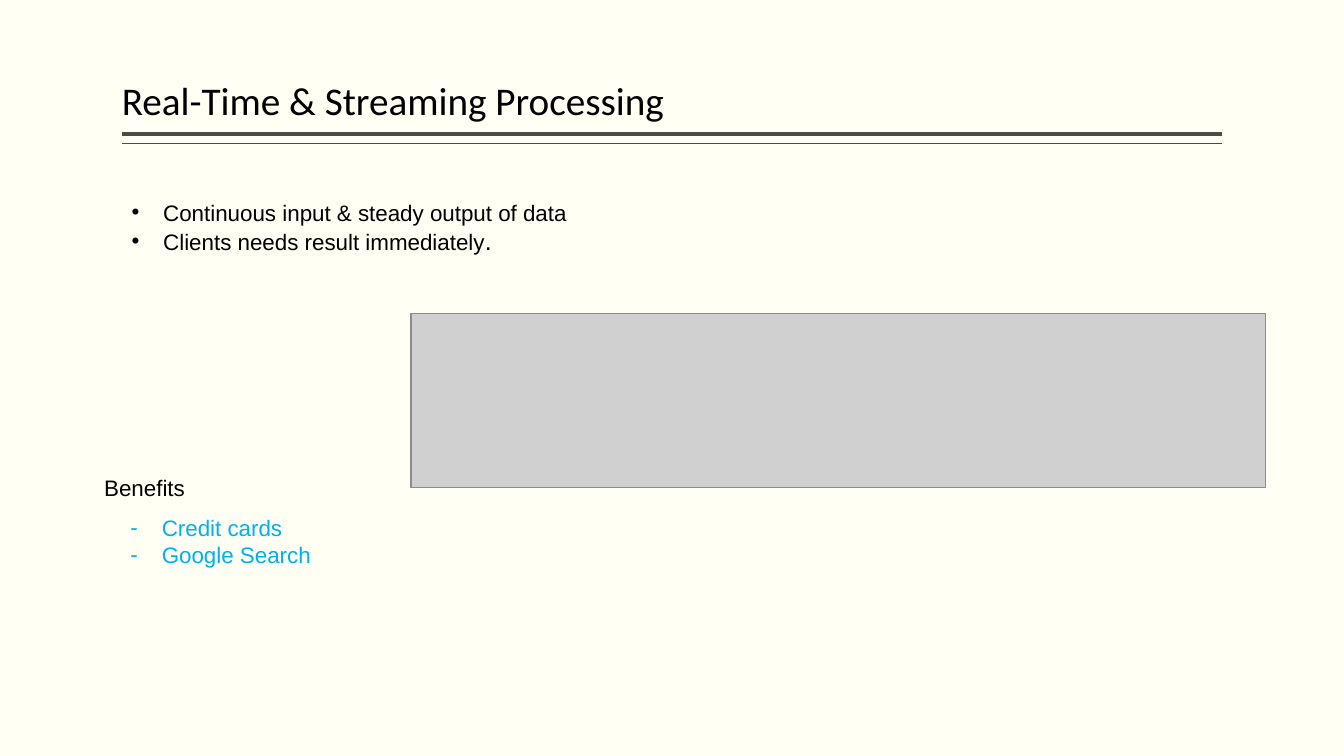
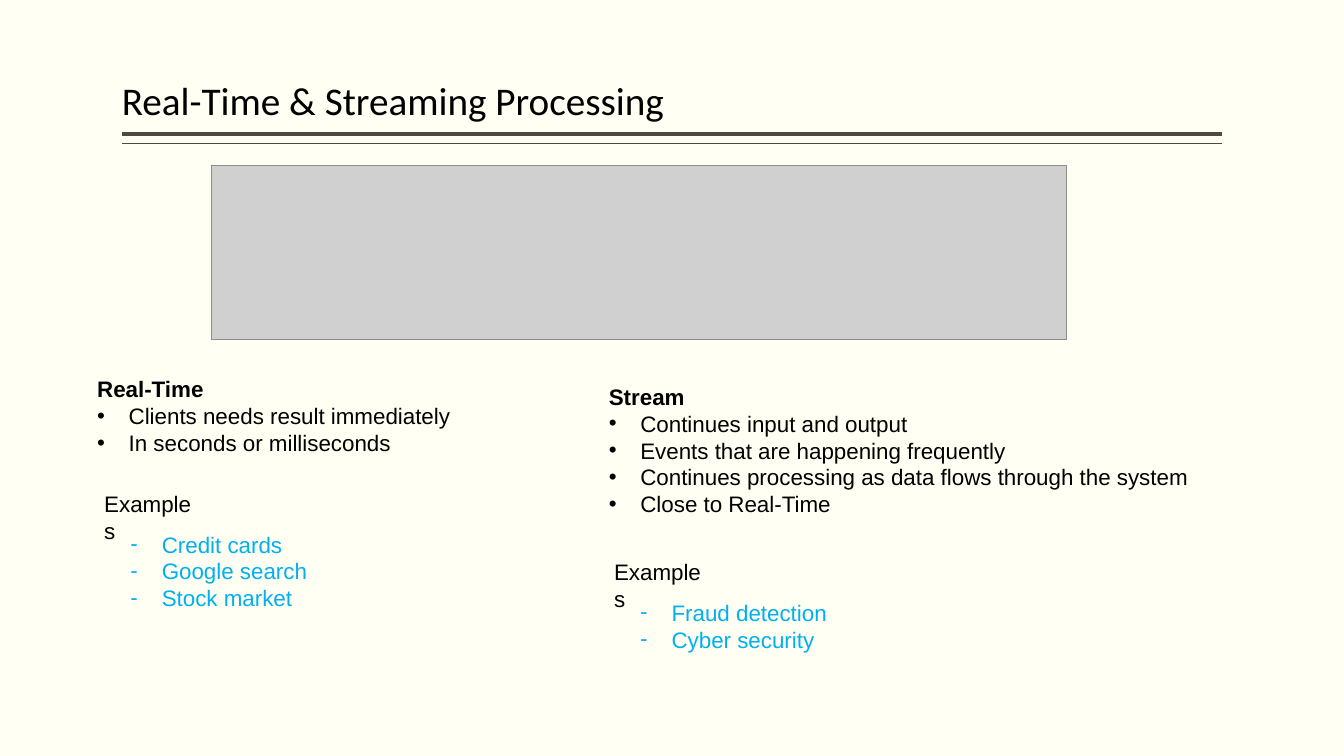
Before and after one commit to hpccsystems-solutions-lab/NCF-2021, a slide deck: slide 8 of BigData-ECL-NCF2021.pptx. Drawn at 1344x756 pixels with LibreOffice and Linux fonts; fonts in the diff are those of the drawing; grey boxes stand for pictures. Boxes give left, top, right and bottom in pixels: in the first picture for what was removed or moved away, otherwise in the second. Text is boxed around its words. In the diff, an @@ line names an element or a change of style, - is before the commit and + after.

Commit message:
update

```diff
--- a/BigData-ECL-NCF2021.pptx
+++ b/BigData-ECL-NCF2021.pptx
@@ picture moved from (x1=411, y1=314, x2=1266, y2=488) to (x1=212, y1=165, x2=1067, y2=340) @@
@@ text at (x1=97, y1=380, x2=450, y2=452): text changed @@
-• Continuous input & steady output of data
-• Clients needs result immediately.
+Real-Time
+• Clients needs result immediately
+• In seconds or milliseconds
@@ text added at (x1=609, y1=389, x2=1188, y2=513), 16 pt, text #000000 @@
+Stream
+• Continues input and output
+• Events that are happening frequently
+• Continues processing as data flows through the system
+• Close to Real-Time
@@ text at (x1=104, y1=479, x2=185, y2=497): text changed @@
-Benefits
+Examples
@@ text "Credit cards" moved from (x1=162, y1=519, x2=311, y2=568) to (x1=162, y1=536, x2=307, y2=607) @@
@@ text at (x1=162, y1=562, x2=307, y2=607): text changed @@
-– Google Search
+– Google search
+– Stock market
@@ text added at (x1=604, y1=554, x2=721, y2=591), 16 pt, text #000000 @@
+Examples
@@ text added at (x1=672, y1=604, x2=827, y2=653), 16 pt, text #00B0F0 @@
+– Fraud detection
+– Cyber security
```
Also in this commit, not shown: 1 other slide changed.
